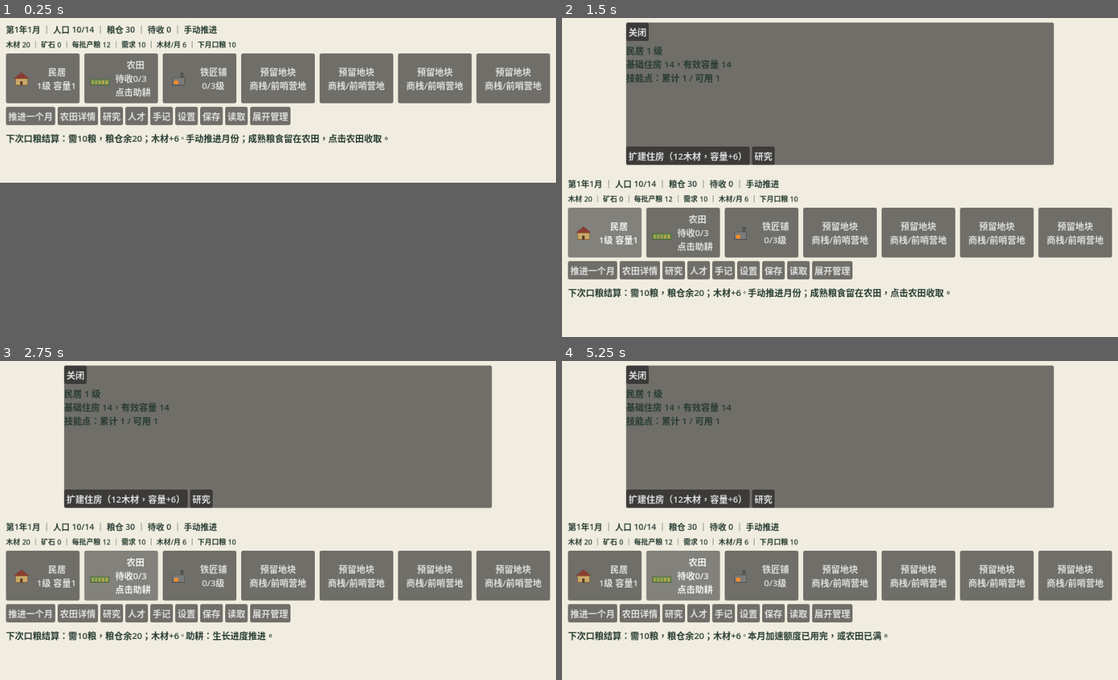
Above: before the commit, frames 1-4 (two rows, left to right).
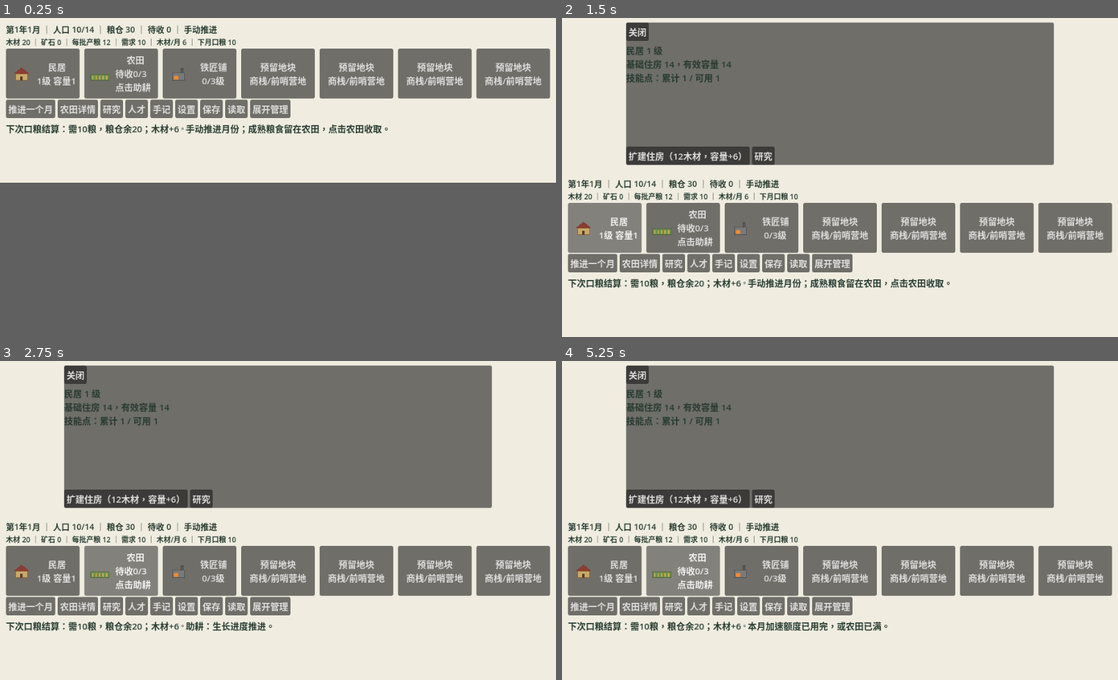
Above: after the commit, the same moments.

Repository: HDDD1123/game
Game: Godot game, scene res://ui/main.tscn
Two runs of this game, one before a commit and one after it. Both use one fixed random seed, a clock stepped at 60 frames per second and the inputs below.
Inputs:
- Up to frame 1 (0.25 s): no input
- Up to frame 2 (1.5 s): click "民居 1级 容量14" at 0.5 s; click "民居 1级 容量14" at 1.25 s
- Up to frame 3 (2.75 s): click "农田 待收0/3批·0粮 点击助耕 0%" at 2 s
- Up to frame 4 (5.25 s): click "农田 待收0/3批·0粮 点击助耕 5%" at 2.75 s; click "农田 待收0/3批·0粮 点击助耕 10%" at 3.5 s; click "农田 待收0/3批·0粮 点击助耕 15%" at 4.25 s; click "农田 待收0/3批·0粮 点击助耕 20%" at 5 s

The runs differ from the first frame. In frame 1, 11% of the frame differs, in the area x 1-99%, y 6-40%; in frame 2, 11%, in the area x 1-99%, y 54-88%; in frame 3, 10%; in frame 4, 10%.

Commit message:
交付桌面王国试玩版 2.0：接通四机成果、修复小窗和存档并附四机计划

Diff:
--- a/apps/desktop/core/kingdom.gd
+++ b/apps/desktop/core/kingdom.gd
@@ -254,6 +254,8 @@
 			_state.battle_log = []
 			_battle_record("%d人出征%s，出征不推进月份。" % [troops, B.SITES[args.site].name])
 		"advance_month":
+			if not _blocked.is_empty():
+				return _reply(false, "当前时间已暂停。")
 			if not _state.pending.is_empty():
 				return _reply(false, "先处理来访事件，时间暂不推进。")
 			if _auto_running:
--- a/apps/desktop/core/save_store.gd
+++ b/apps/desktop/core/save_store.gd
@@ -70,7 +70,9 @@
 	var parsed: Dictionary = _read_json(path)
 	if parsed.is_empty():
 		return {"ok": false, "message": "存档无法解析或过大，当前进度未改变。"}
-	var version: int = int(parsed.get("version", -1))
+	var version: Variant = parsed.get("version")
+	if typeof(version) != TYPE_INT and typeof(version) != TYPE_FLOAT:
+		return {"ok": false, "message": "存档版本必须为数字。"}
 	if version == VERSION:
 		if not game.import_snapshot(parsed.get("state")):
 			return {"ok": false, "message": "存档数据校验失败，当前进度未改变。"}
--- a/apps/desktop/platform/bootstrap/startup_service.gd
+++ b/apps/desktop/platform/bootstrap/startup_service.gd
@@ -19,7 +19,10 @@
 const MAX_SAVE_BYTES := 2097152
 ## 启动时必须可读的资源。缺哪个就报哪个，不用"应该没问题"糊过去。
 const REQUIRED_RESOURCES := [
-	"res://project.godot",
+	"res://data/content/catalog.json",
+	"res://data/narrative/onboarding.json",
+	"res://data/narrative/handbook.json",
+	"res://data/narrative/endings.json",
 	"res://ui/main.tscn",
 	"res://data/building_slots.json",
 ]
@@ -115,7 +118,7 @@
 func check_resources() -> Dictionary:
 	var missing: Array[String] = []
 	for path: String in REQUIRED_RESOURCES:
-		if not FileAccess.file_exists(path):
+		if not FileAccess.file_exists(path) and not ResourceLoader.exists(path):
 			missing.append(path)
 	var message := "启动依赖齐全。" if missing.is_empty() else "缺少 %d 个必需资源：%s" % [missing.size(), ", ".join(missing)]
 	return {"ok": missing.is_empty(), "missing": missing, "message": message}
--- a/apps/desktop/project.godot
+++ b/apps/desktop/project.godot
@@ -2,6 +2,7 @@
 
 [application]
 config/name="Kingdom Desktop Prototype"
+config/version="2.0"
 run/main_scene="res://ui/main.tscn"
 config/features=PackedStringArray("4.6", "GL Compatibility")
 run/max_fps=30
--- a/apps/desktop/runtime/session_controller.gd
+++ b/apps/desktop/runtime/session_controller.gd
@@ -44,8 +44,6 @@
 	_last_sample_ms = now
 	if elapsed > 1000:
 		return  # 挂起/长卡顿：丢弃该段，不补跑
-	if not bool(_game.view().clock.get("running", false)):
-		return
 	var result: Dictionary = _game.tick(elapsed)
 	if bool(result.get("changed", false)):
 		_emit_throttled(now)
--- a/apps/desktop/tests/task1/test_layout.gd
+++ b/apps/desktop/tests/task1/test_layout.gd
@@ -36,6 +36,8 @@
 		else:
 			check(scene.info_secondary.visible, "secondary info visible at %d" % width)
 		await process_frame
+		if DisplayServer.get_name() == "headless":
+			continue
 		var img = root.get_texture().get_image()
 		if img and not img.is_empty():
 			img.save_png("user://verification/layout_%d.png" % width)
--- /dev/null
+++ b/apps/desktop/tests/test_playtest_20.gd
@@ -0,0 +1,58 @@
+extends SceneTree
+## 以真实主场景从新局走到续玩；可在空目录针对导出 PCK 复跑。
+var checks := 0
+var failures := 0
+
+func check(ok: bool, label: String) -> void:
+	checks += 1
+	if not ok:
+		failures += 1
+		printerr("FAIL: " + label)
+
+func _initialize() -> void:
+	run.call_deferred()
+
+func run() -> void:
+	var scene = load("res://ui/main.tscn").instantiate()
+	var prefix := "user://playtest-%d" % Time.get_ticks_usec()
+	scene.window_config_path = prefix + "-window.json"
+	scene.saves.primary_path = prefix + "-save.json"
+	root.add_child(scene)
+	await process_frame
+	await process_frame
+	check(scene.slot_buttons.size() == 7 and scene.slot_buttons[1].icon != null, "街景数据与贴图")
+	scene._open_overlay("手记", scene._fill_history)
+	await process_frame
+	check(Rect2(Vector2.ZERO, Vector2(root.size)).encloses(scene.overlay_panel.get_global_rect()), "街景浮层没有裁切")
+	check(scene.overlay_content.get_child(0).text.contains("落笔之前"), "向导读取包内数据")
+	scene._close_panels()
+	check(not scene.overlay_panel.visible and not scene.panel_restore_rect.has_area(), "关闭浮层恢复街景")
+	scene.street_next_button.pressed.emit()
+	check(scene.street_events.visible and scene.street_next_button.disabled, "流民事件暂停")
+	scene.slot_buttons[1].pressed.emit()
+	scene.street_reject_button.pressed.emit()
+	check(scene.game.view().farm.ready_food == 0 and scene.game.snapshot().pending.is_empty(), "收粮与处理流民")
+	scene._toggle_street()
+	scene.auto_button.pressed.emit()
+	await create_timer(0.4).timeout
+	check(scene.game.view().clock.month_elapsed_ms > 0 and scene.next_button.disabled, "主场景驱动时间")
+	scene.auto_button.pressed.emit()
+	var saved: Dictionary = scene.game.snapshot()
+	check(scene.saves.save_game(scene.game).ok, "写入格式5")
+	scene.next_button.pressed.emit()
+	check(scene.game.snapshot().months > saved.months, "暂停自动时间后可跳月")
+	check(scene.saves.load_game(scene.game).ok and scene.game.snapshot() == saved, "恢复月内进度和资源")
+	scene._open_overlay("人才", scene._fill_talents)
+	await process_frame
+	check(scene.overlay_content.get_child_count() >= 7, "包内人才目录可读")
+	var file := FileAccess.open(scene.saves.primary_path, FileAccess.WRITE)
+	file.store_string('{"version":[],"state":{}}')
+	file.close()
+	check(not scene.saves.load_game(scene.game).ok and scene.game.snapshot() == saved, "拒绝无效版本并保留当前局")
+	for path in [scene.window_config_path, scene.saves.primary_path]:
+		if FileAccess.file_exists(path):
+			DirAccess.remove_absolute(path)
+	scene.queue_free()
+	await process_frame
+	print("PLAYTEST 2.0: %d checks, %d failures" % [checks, failures])
+	quit(1 if failures else 0)
--- a/apps/desktop/ui/main.gd
+++ b/apps/desktop/ui/main.gd
@@ -9,6 +9,12 @@
 const NORMAL_DEFAULT := Vector2i(1000, 640)
 const STREET_HEIGHT := 280
 
+var session = preload("res://runtime/session_controller.gd").new()
+var preferences = preload("res://platform/settings/settings_store.gd").new()
+var catalog = preload("res://core/content/content_catalog.gd").new()
+var history = preload("res://platform/narrative/history_renderer.gd").new()
+var guide = preload("res://ui/onboarding/onboarding_model.gd").new()
+var auto_button: Button
 var game = Kingdom.new()
 var saves = SaveStore.new()
 # 验证脚本可注入临时配置路径，不覆盖玩家的窗口偏好。
@@ -78,9 +84,10 @@
 	palette.set_color("font_color", "CheckButton", Color("263b31"))
 	palette.set_color("font_hover_color", "CheckButton", Color("263b31"))
 	theme = palette
+	_apply_font_scale(preferences.load_preferences().preferences.font_scale)
 
 	var win := get_window()
-	win.title = "桌面王国 v0.4.2 · 底部街景"
+	win.title = "桌面王国 · 可玩测试版 2.0"
 	win.min_size = NORMAL_MIN
 	get_tree().auto_accept_quit = false
 	win.close_requested.connect(_request_close)
@@ -98,7 +105,7 @@
 	margin.add_child(normal_root)
 
 	street_root = VBoxContainer.new()
-	street_root.add_theme_constant_override("separation", 6)
+	street_root.add_theme_constant_override("separation", 2)
 	margin.add_child(street_root)
 
 	_load_slots()
@@ -109,16 +116,25 @@
 	_build_close_dialog()
 	_build_overlay()
 	resized.connect(_layout_panels)
+	resized.connect(func(): _refresh.call_deferred())
+	add_child(session)
+	session.attach_game(game)
+	session.state_changed.connect(_refresh)
 	_apply_window_config()
+	var startup = preload("res://platform/bootstrap/startup_service.gd").new()
+	var resources: Dictionary = startup.check_resources()
+	if not resources.ok:
+		message.text = resources.message
 	_refresh()
 
 # ---------- 普通管理视图 ----------
 func _build_normal() -> void:
-	var toolbar := HBoxContainer.new()
+	var toolbar := HFlowContainer.new()
 	normal_root.add_child(toolbar)
 	_button(toolbar, "保存", func(): _show_save_result(saves.save_game(game)))
 	_button(toolbar, "读取", func(): _show_save_result(saves.load_game(game)))
 	_button(toolbar, "重新开始", func(): _act("restart"))
+	auto_button = _button(toolbar, "自动走时", func(): _act("set_auto_running", {"enabled": not game.view().clock.running}))
 	pin_check = CheckButton.new()
 	pin_check.text = "窗口置顶"
 	pin_check.toggled.connect(_on_pin_toggled)
@@ -193,7 +209,7 @@
 	street_next_button = _button(actions, "推进一个月", func(): _act("advance_month"))
 	_button(actions, "农田详情", func(): _open_detail("farm"))
 	_button(actions, "研究", func(): _open_skills())
-	_button(actions, "人才", func(): _open_overlay("人才与委任（未接入任务3）", _fill_talents))
+	_button(actions, "人才", func(): _open_overlay("人才图鉴", _fill_talents))
 	_button(actions, "手记", func(): _open_overlay("宰相手记 · 向导", _fill_history))
 	_button(actions, "设置", func(): _open_overlay("设置", _fill_settings))
 	_button(actions, "保存", func(): _show_save_result(saves.save_game(game)))
@@ -400,7 +416,9 @@
 		event_label.text = "王国已无居民，请读档或重新开始。"
 	accept_button.disabled = s.ended or s.pending.is_empty() or s.population + s.pending.get("visitors", 0) > v.housing_capacity
 	reject_button.disabled = s.ended or s.pending.is_empty()
-	next_button.disabled = s.ended or not s.pending.is_empty()
+	auto_button.text = "暂停走时" if v.clock.running else "自动走时"
+	auto_button.disabled = s.ended
+	next_button.disabled = not v.clock.can_step
 	street_next_button.disabled = next_button.disabled
 	next_button.tooltip_text = forecast_label.text
 	street_next_button.tooltip_text = forecast_label.text
@@ -473,6 +491,8 @@
 		street_notice.text = "口粮警报：粮仓还差%d粮，田里待收%d粮。%s" % [v.food_shortfall, v.farm.ready_food, street_notice.text]
 	street_notice.add_theme_color_override("font_color", Color("9e3228") if s.ended or v.food_shortfall > 0 else Color("263b31"))
 	var time_word: String = "已暂停" if (not s.pending.is_empty() or s.ended) else "手动推进"
+	if v.clock.running and v.clock.pause_reasons.is_empty():
+		time_word = "自动走时 · %d%%" % int(v.clock.month_progress * 100)
 	info_label.text = "%s ｜ 人口 %d/%d ｜ 粮仓 %d ｜ 待收 %d ｜ %s" % [v.date, s.population, v.housing_capacity, s.food, v.farm.ready_food, time_word]
 	if not s.expedition.is_empty():
 		info_label.text += " ｜ ⚔ 远征在外"
@@ -557,11 +577,13 @@
 		_set_window_rect(fit_window_rect(desired, _usable_rect()))
 	detail_panel.visible = panel == detail_panel
 	skill_panel.visible = panel == skill_panel
+	overlay_panel.visible = panel == overlay_panel
 	_layout_panels()
 
 func _close_panels() -> void:
 	detail_panel.hide()
 	skill_panel.hide()
+	overlay_panel.hide()
 	if panel_restore_rect.has_area():
 		var restore := panel_restore_rect
 		panel_restore_rect = Rect2i()
@@ -569,10 +591,10 @@
 		_set_window_rect(fit_window_rect(restore, _usable_rect()))
 
 func _layout_panels() -> void:
-	if detail_panel == null or skill_panel == null:
+	if detail_panel == null or skill_panel == null or overlay_panel == null:
 		return
 	var available_height := maxf(100.0, size.y - (STREET_HEIGHT if street_mode else 0) - 20)
-	for panel in [detail_panel, skill_panel]:
+	for panel in [detail_panel, skill_panel, overlay_panel]:
 		if not panel.visible:
 			continue
 		var height := minf(460.0 if panel == skill_panel else 240.0, available_height)
@@ -581,6 +603,7 @@
 
 func _request_close() -> void:
 	if close_dialog:
+		session.set_block("exit", true)
 		close_dialog.popup_centered()
 
 func _on_close_save() -> void:
@@ -695,21 +718,22 @@
 func _build_overlay() -> void:
 	overlay_panel = PanelContainer.new()
 	overlay_panel.visible = false
-	overlay_panel.set_anchors_preset(Control.PRESET_CENTER)
-	overlay_panel.custom_minimum_size = Vector2(700, 430)
+	overlay_panel.set_anchors_preset(Control.PRESET_TOP_LEFT)
 	add_child(overlay_panel)
 	var col := VBoxContainer.new()
 	overlay_panel.add_child(col)
 	var bar := HBoxContainer.new()
 	col.add_child(bar)
-	_button(bar, "关闭", func(): overlay_panel.visible = false)
+	_button(bar, "关闭", _close_panels)
 	overlay_title = Label.new()
 	overlay_title.add_theme_font_size_override("font_size", 16)
 	bar.add_child(overlay_title)
 	var scroll := ScrollContainer.new()
-	scroll.custom_minimum_size = Vector2(660, 370)
+	scroll.size_flags_vertical = Control.SIZE_EXPAND_FILL
+	scroll.horizontal_scroll_mode = ScrollContainer.SCROLL_MODE_DISABLED
 	col.add_child(scroll)
 	overlay_content = VBoxContainer.new()
+	overlay_content.size_flags_horizontal = Control.SIZE_EXPAND_FILL
 	scroll.add_child(overlay_content)
 
 func _open_overlay(title: String, build: Callable) -> void:
@@ -717,60 +741,62 @@
 	for child in overlay_content.get_children():
 		child.queue_free()
 	build.call(overlay_content)
-	overlay_panel.visible = true
+	_show_panel(overlay_panel)
 
 func _hint(text: String) -> Label:
 	var label := Label.new()
 	label.text = text
 	label.autowrap_mode = TextServer.AUTOWRAP_WORD_SMART
-	label.custom_minimum_size = Vector2(600, 0)
+	label.size_flags_horizontal = Control.SIZE_EXPAND_FILL
 	label.add_theme_font_size_override("font_size", 13)
 	return label
 
 func _fill_talents(parent: VBoxContainer) -> void:
-	parent.add_child(_hint("人才面板是任务1的 UI 外壳。职业/性格/寿命由任务3人才模块提供，生命状态由任务2维护；当前显示占位，不虚构属性。"))
-	for entry in [["农务官", "农务 · 勤劳 / 谨慎 / 保守", "委任后每游戏月自动收粮；死亡或离任立即停止。"],
-			["将军", "军事 · 谨慎 / 勇猛 / 贪利 / 尽责", "只重复已通关区域；首次挑战由玩家决定。"],
-			["精灵宰相", "向导 · 固定随行", "长寿豁免，不进入普通人才死亡流程，提供叙事与提示。"]]:
-		var card := PanelContainer.new()
-		var vb := VBoxContainer.new()
-		card.add_child(vb)
-		var name_label := Label.new()
-		name_label.text = entry[0] + "（未接入任务3）"
-		name_label.add_theme_font_size_override("font_size", 15)
-		vb.add_child(name_label)
-		vb.add_child(_hint(entry[1]))
-		vb.add_child(_hint(entry[2]))
-		parent.add_child(card)
+	parent.add_child(_hint("本期可浏览候选人才。招募与委任尚未开放。"))
+	for talent in catalog.catalog().get("talents", []):
+		parent.add_child(_hint(talent.name))
 
 func _fill_history(parent: VBoxContainer) -> void:
-	parent.add_child(_hint("本地最小版手记/向导；任务4接入后替换为数据驱动向导与史书组件。"))
 	var s: Dictionary = game.snapshot()
-	var v: Dictionary = game.view()
-	parent.add_child(_hint("当前：%s，人口 %d，粮仓 %d，待收 %d。" % [v.date, s.population, s.food, v.farm.ready_food]))
+	var counters := {"population": s.population, "months_played": s.months}
+	var facts := []
+	var descriptions := {}
 	for entry in s.journal:
-		parent.add_child(_hint("成就 · " + str(entry.text)))
-	parent.add_child(_hint("新手指引（本地版）："))
-	for tip in ["点击农田：有成熟先收，否则助耕（每月上限 20%）。", "推进一个月会结算口粮与战斗；事件暂停时先处理事件。", "研究入口独立，不消耗农田点击。", "保存/读取使用格式5；关闭前可选择保存。"]:
-		parent.add_child(_hint("· " + tip))
+		facts.append({"type": "milestone_achieved", "fact_id": entry.id, "game_month": entry.month})
+		descriptions[entry.id] = entry.text
+	var step: Dictionary = guide.next_step(facts, counters).step
+	if not step.is_empty():
+		parent.add_child(_hint(str(step.title) + " · " + str(step.text)))
+		_button(parent, "读过此条", func():
+			guide.mark_seen(step.id)
+			_open_overlay("宰相手记 · 向导", _fill_history))
+	else:
+		parent.add_child(_hint("当前指引已读完。"))
+	_button(parent, "重看指引", func():
+		guide.reset()
+		_open_overlay("宰相手记 · 向导", _fill_history))
+	var book: Dictionary = history.render_history(facts, {"counters": counters})
+	for entry in book.entries:
+		parent.add_child(_hint("%s · %s" % [game.date_label(entry.month), descriptions[entry.fact_id]]))
+	if s.ended:
+		parent.add_child(_hint(book.ending.title))
+		for paragraph in book.ending.paragraphs:
+			parent.add_child(_hint(paragraph))
 
 func _fill_settings(parent: VBoxContainer) -> void:
-	parent.add_child(_hint("设置外壳；音量与减少动画尚未接入音频/动画系统，字号立即可用。"))
-	var volume := HSlider.new()
-	volume.min_value = 0
-	volume.max_value = 100
-	volume.value = 70
-	volume.custom_minimum_size = Vector2(320, 0)
-	parent.add_child(_hint("音量（未接入音频）："))
-	parent.add_child(volume)
-	var reduce := CheckBox.new()
-	reduce.text = "减少动画（未接入动画）"
-	parent.add_child(reduce)
 	parent.add_child(_hint("字号："))
 	var size_pick := OptionButton.new()
 	for item in ["100%", "115%", "130%"]:
 		size_pick.add_item(item)
-	size_pick.item_selected.connect(func(index: int): _apply_font_scale([1.0, 1.15, 1.3][index]))
+	var scales := [1.0, 1.15, 1.3]
+	for i in scales.size():
+		if int(round(15 * scales[i])) == theme.default_font_size:
+			size_pick.select(i)
+	size_pick.item_selected.connect(func(index: int):
+		_apply_font_scale(scales[index])
+		var saved: Dictionary = preferences.set_value("font_scale", scales[index])
+		if not saved.ok:
+			parent.add_child(_hint(saved.message)))
 	parent.add_child(size_pick)
 
 func _apply_font_scale(value: float) -> void:
@@ -784,6 +810,9 @@
 	close_dialog.get_ok_button().text = "保存并退出"
 	close_dialog.get_cancel_button().text = "取消"
 	close_dialog.add_button("直接退出", true, "direct_exit")
+	close_dialog.visibility_changed.connect(func():
+		if not close_dialog.visible:
+			session.set_block("exit", false))
 	close_dialog.confirmed.connect(_on_close_save)
 	close_dialog.custom_action.connect(_on_close_custom)
 	add_child(close_dialog)
Not shown, changed: apps/desktop/export_presets.cfg
Not shown, added: apps/desktop/runtime/session_controller.gd.uid
Not shown, added: apps/desktop/tests/task2/test_clock.gd.uid
Not shown, added: apps/desktop/tests/test_playtest_20.gd.uid
Not shown, changed: apps/desktop/先读我.txt
Not shown, changed: apps/desktop/启动说明.txt
Not shown, added: releases/playtest-2.0/KingdomDesktop-2.0-Windows-x64.zip
Not shown, added: releases/playtest-2.0/交付与下周计划.md
